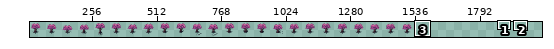
Two versions of one sprite sheet, Assets/Sprites/Player.png. The picture above shows the old version from afar; the outline marks the close-up.
Close-up. Before the edit:
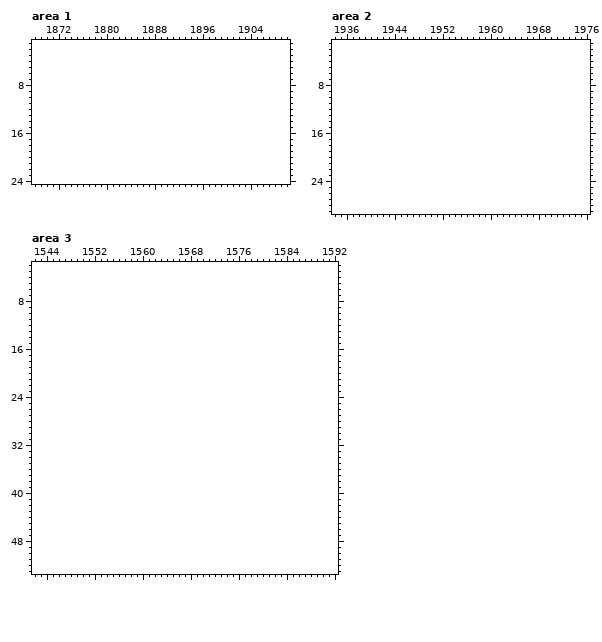
The file is 1536x64 pixels. Shown: area 1: x 1868..1910, y 1..24; area 2: x 1934..1976, y 1..29; area 3: x 1542..1592, y 2..53. The old version is drawn lined up with the new one, on the new canvas. The wide view leaves out empty margins. The commit also changed other parts of the picture, which this record leaves out.
Once edited:
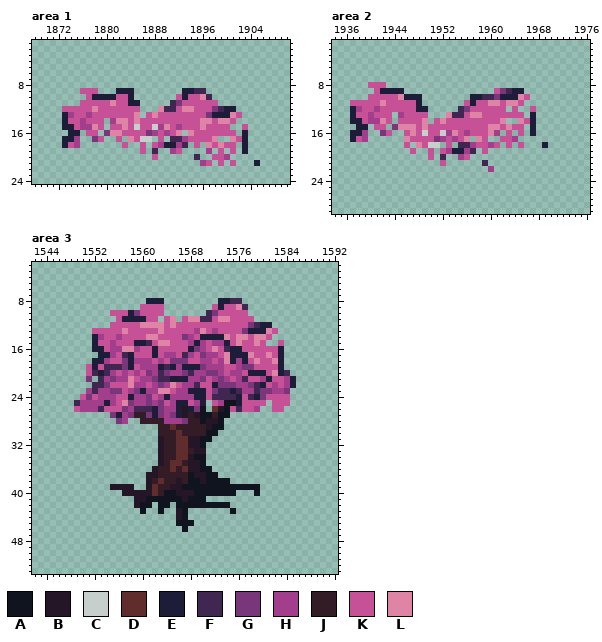
Palette (. is transparent): A #10141f  B #241527  C #c7cfcc  D #602c2c  E #1e1d39  F #402751  G #7a367b  H #a23e8c  J #341c27  K #c65197  L #df84a5
Difference:
canvas 1536x64 -> 2048x64
Changed rows in their new state; - is an unchanged pixel.
Area 1:
first column x 1873:
 9 ---KKK---EEE--------EEFF---------
10 ----KEEEEKKE-------KEKKLF--------
11 ---KKKKKLKKEE-----FGKKKKKK-------
12 KKKKKLKKKKKKK---LFFKLLKKKGFEE----
13 EHKKHKKKKKKKL-KLKKKKKKKKGEEELK---
14 EKKHKKK-HLLKLKKKKKKKKKKLLKLLK----
15 EEKHHLK-KKLKCKKCHLKHKKKLKKKK--K--
16 -EE-KK-GLLKKKKGHKHKL-LKKKKKKK-E--
17 EEH--GK--K-LKCC-K-FFHKKKKL--LKE--
18 EKH-------K--K-KHEEHF-K-LKLKK-E--
19 -------------K-F--HK----H-K-K-E--
20 ---------------K------F--KKH-----
21 -----------------------HK-K-K---E
Area 2:
first column x 1937:
 8 ---KKK---------------------------
 9 ----KEEEE---------------KGFEE----
10 ---KKKKKLEEE--------EEFFGEEELK---
11 KKKKKLKKKKKE-------KEKKLLKLLK----
12 EHKKHKKKKKKEE-----FGKKKKKK-K--K--
13 EKKHKKK-HKKKK---LFFKLLKKKKKKK-E--
14 EEKHHLK-KKKKL-KLKKKKKKKKKL--LKE--
15 -EE-KK-GLLLKLKKKKKKKKKKLLKLKK-E--
16 EEH--GK--KLKCKKCHLKHKKKLH-K-K-E--
17 EKH------LKKKKGHKHKL-LK--KKH-----
18 ---------K-LKCC-K-FFHKKHK-K-K---E
19 ----------K--K-KHEEHF-K----------
20 -------------K-F--HK-------------
21 ---------------K------F----------
22 -----------------------H---------
Area 3:
first column x 1549:
 8 ------------EEE---------EEFF---------
 9 -----------KKKK--------KEKKLF--------
10 ------KKKEGKKKK-------FGKKKKK--------
11 -------KEEEEKK-KL-KLLFFKLLKKKK-------
12 ------KKKKKLLLLKLKKKKKKKKKKKKGFEE----
13 ---KKKKKLKKKKKLKKKKKHLKHKKKKGEEELK---
14 ---EHKKHKKKKLLKKKKGHKEEEELKLLKLLK----
15 ---EKKHKKKEEFKLLKKKHEHKHHEKLKKLK--K--
16 ---EEKHHLLHKKEKKKKKEGHKLKFEEKKKKKKE--
17 ----EEHKFEKKKEKHHKFHKGHHKLEEELKKLKE--
18 ---EEHKKGEHHHKHKGGGKKHHKHLEHEKLKKLE--
19 --KEKFFFGEKHHHEFEHEEEGHHHKKHGGKKKKE--
20 --KFEFHKHKHKGHFGHHGFHHGGHKHHKEEEKLEF-
21 --G-FHGHHLKHHGFFEEEHHGKHGHKHFKKHEKKHE
22 ---FFGKKKLHHKHGHLKHHFKKEGGGHHGFEKHKHE
23 --HFHHGGKHGEHHLLKHHEEEKGFFEFHHFGGHHG-
24 -KGKHHHKKEHHGKHEHHHHEEKFFFFEKFEGKKKK-
25 FHHHHEHKLGHHGHGKHEEKHE-KHAAEKKKK-KKK-
26 KHHHFKKKGHFFFEGHHEBEGA-DBAKFKKH--KK--
27 ------GEHGJJGEGHGEBJBAAJAA-----------
28 -------GH--JJJJHHHGJJABBA------------
29 --------------JJDJJJJJBAA------------
30 --------------JJJDJJJJAA-------------
31 --------------BJJDDBBAA--------------
32 --------------BJJDDBBA---------------
33 --------------BJJDDJBB---------------
34 --------------BJJDDBAA---------------
35 --------------BJDDJBBA---------------
36 -------------BJJDJDBBAA--------------
37 ------------BBJJJJJABBAA-------------
38 ------------BJDJJBJAABAAAA-----------
39 ------BBBB--BDJJBBAAAAAAAAAAAAA------
40 --------BBBBBDJAABBBAAAAAAA---A------
41 ----------BBAAAAAABAAA---------------
42 ----------BAA-AA-AAAAAAAAA-----------
43 -----------A--A--BA-------A----------
44 -----------------BA------------------
45 -----------------AAA-----------------
46 ------------------A------------------
